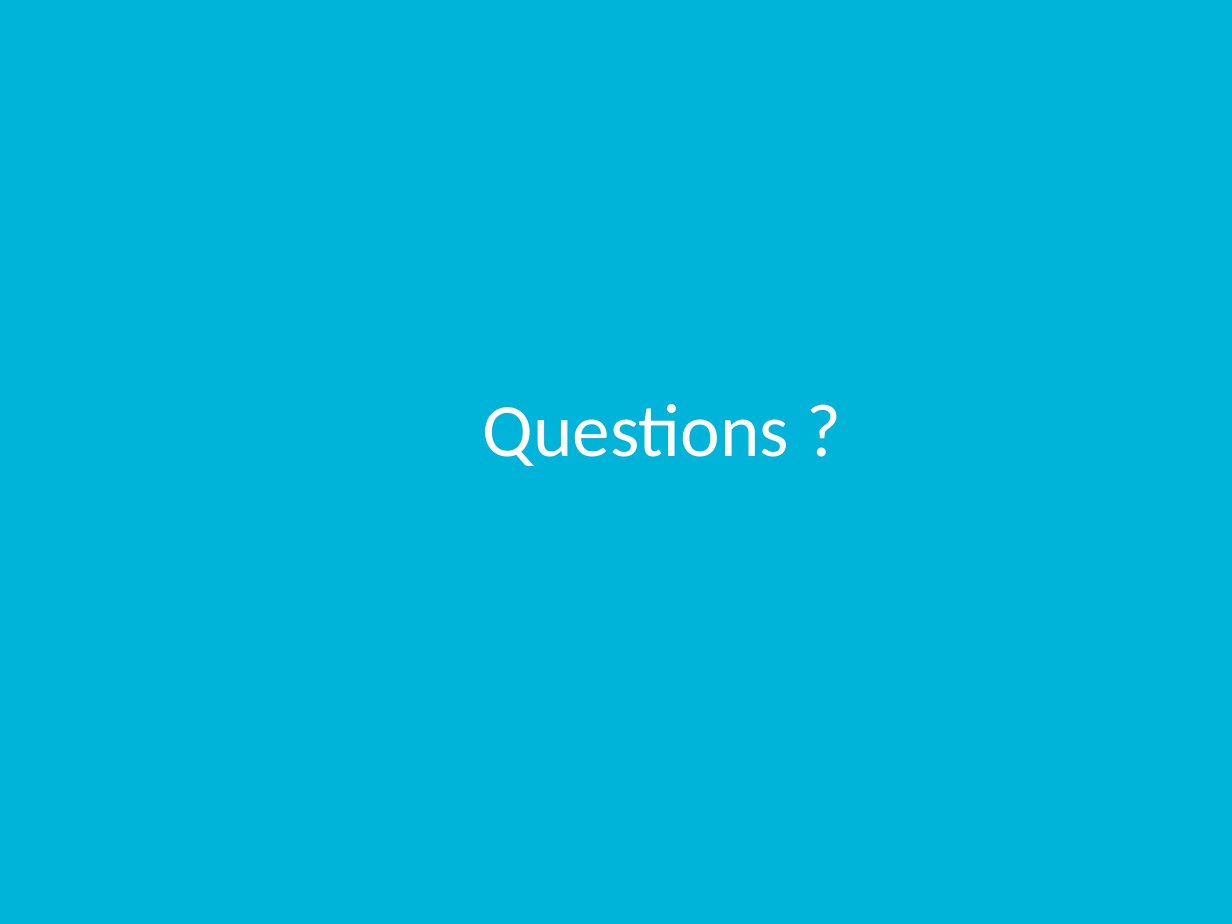
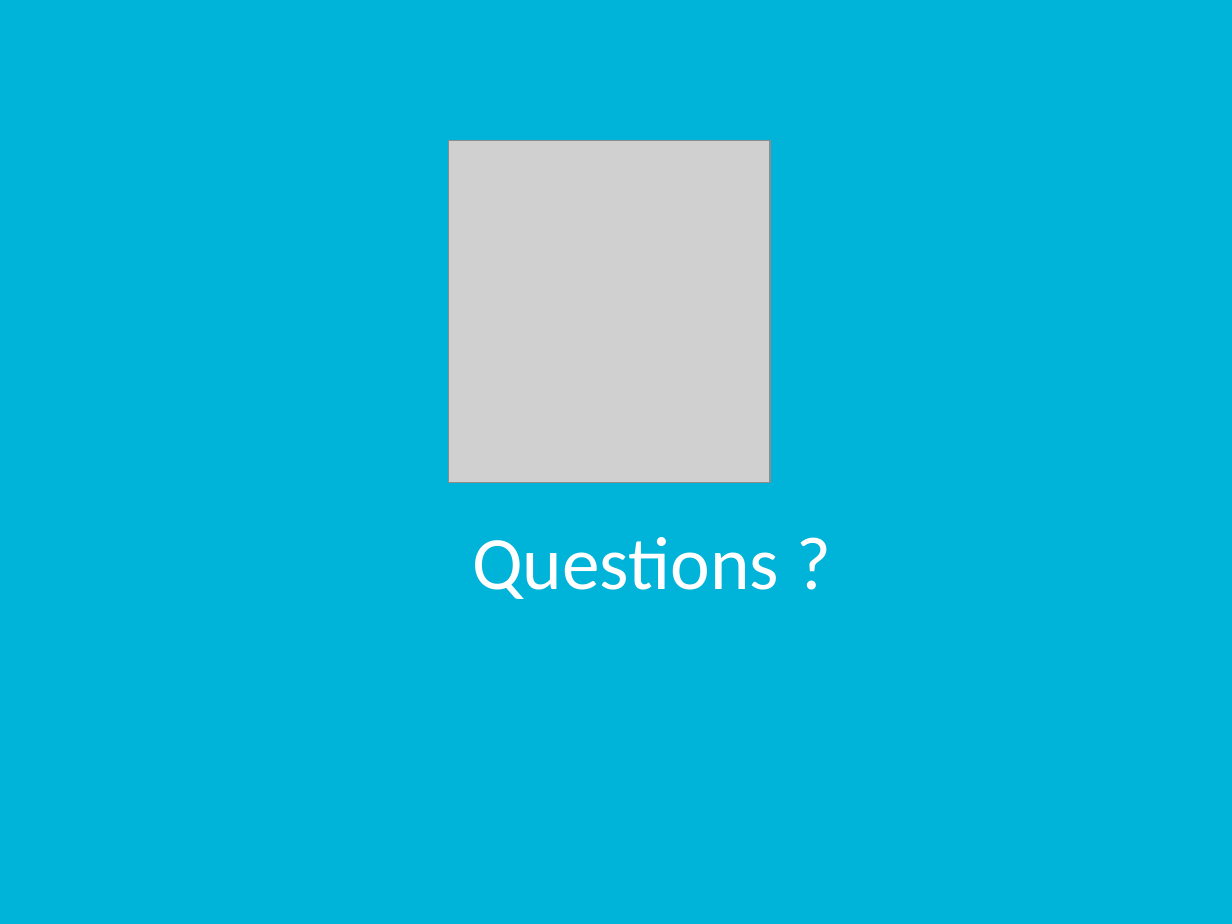
Before and after one commit to rutvijkumarshah/WatsiAndroidApp, a slide deck: slide 9 of docs/groupProject.pptx. Drawn at 1232x924 pixels with LibreOffice and Linux fonts; fonts in the diff are those of the drawing; grey boxes stand for pictures. Boxes give left, top, right and bottom in pixels: in the first picture for what was removed or moved away, otherwise in the second. Text is boxed around its words. In the diff, an @@ line names an element or a change of style, - is before the commit and + after.

```diff
--- a/docs/groupProject.pptx
+++ b/docs/groupProject.pptx
@@ picture added at [448, 140, 770, 483] @@
@@ title "Questions ?": place and size @@
-title "Questions ?" at [483, 404, 790, 466]
+title "Questions ?" at [472, 537, 779, 599]
```
Also in this commit, not shown: 1 other slide changed.
